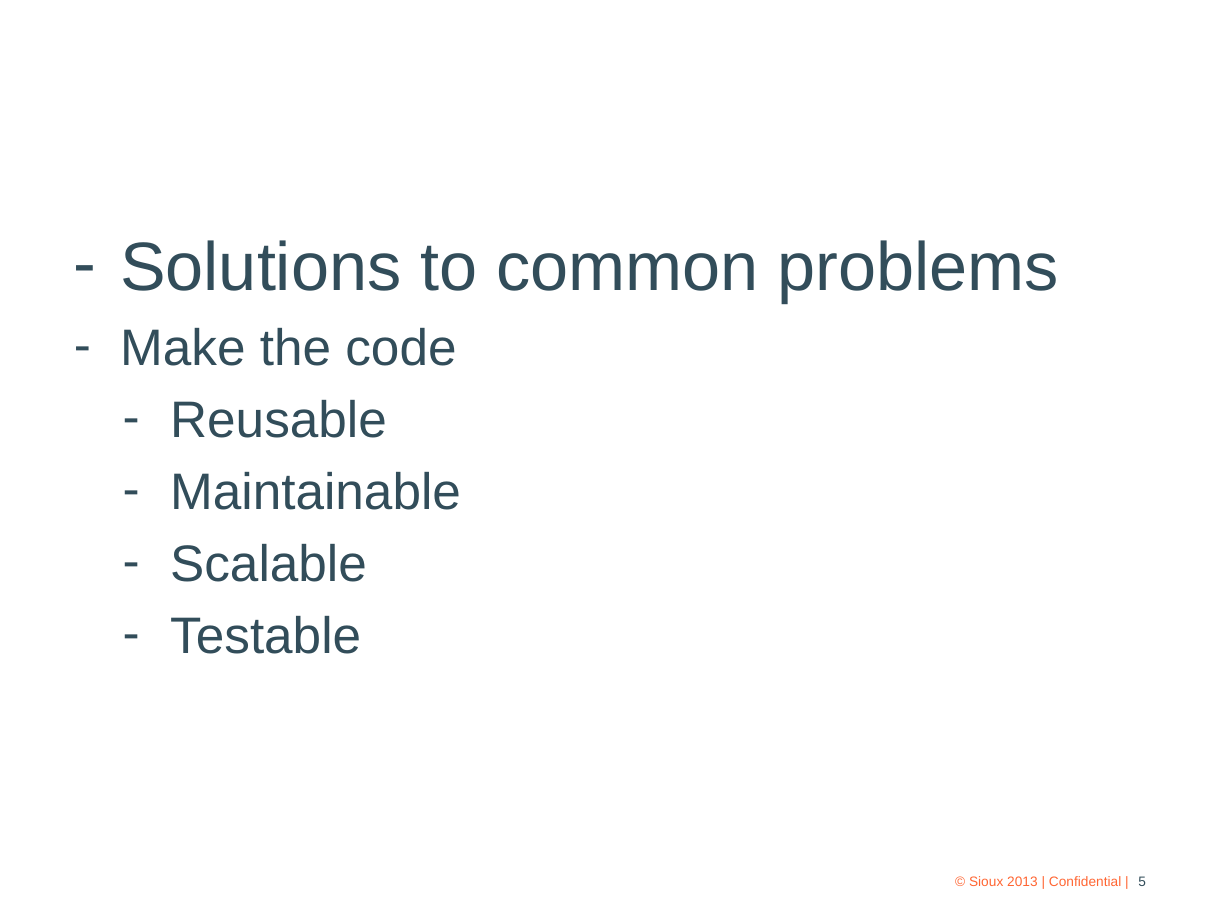
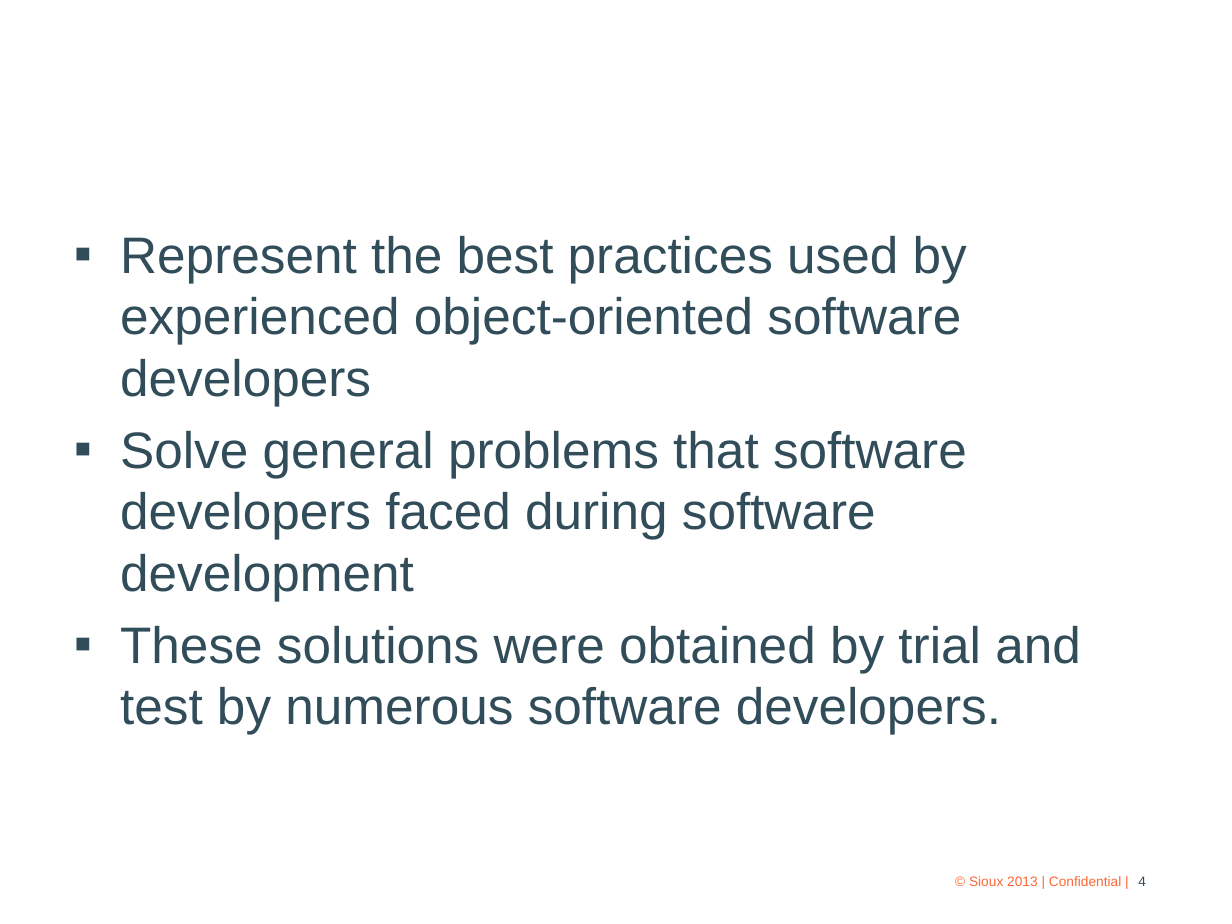
Before and after one commit to QuanTran91/SiouxCommunity, a slide deck: slide 4 of doc/Lecture 5 - 2015.09.26 Design Pattern.pptx (slide 5 before the commit). Drawn at 1232x924 pixels with LibreOffice and Linux fonts; fonts in the diff are those of the drawing; background and template pictures are left out. Boxes give left, top, right and bottom in pixels: in the first picture for what was removed or moved away, otherwise in the second. Text is boxed around its words. In the diff, an @@ line names an element or a change of style, - is before the commit and + after.

Commit message:
Change the slide

```diff
--- a/doc/Lecture 5 - 2015.09.26 Design Pattern.pptx
+++ b/doc/Lecture 5 - 2015.09.26 Design Pattern.pptx
@@ text at (120, 236, 1081, 734): text changed @@
-– Solutions to common problems
-– Make the code
-  – Reusable
-  – Maintainable
-  – Scalable
-  – Testable
+▪ Represent the best practices used by experienced object-oriented software developers
+▪ Solve general problems that software developers faced during software development
+▪ These solutions were obtained by trial and test by numerous software developers.
@@ page number at (1138, 876, 1146, 886): text changed @@
-5
+4
```
Also in this commit, not shown: 5 other slides changed, 2 slides added, 1 slide removed.
